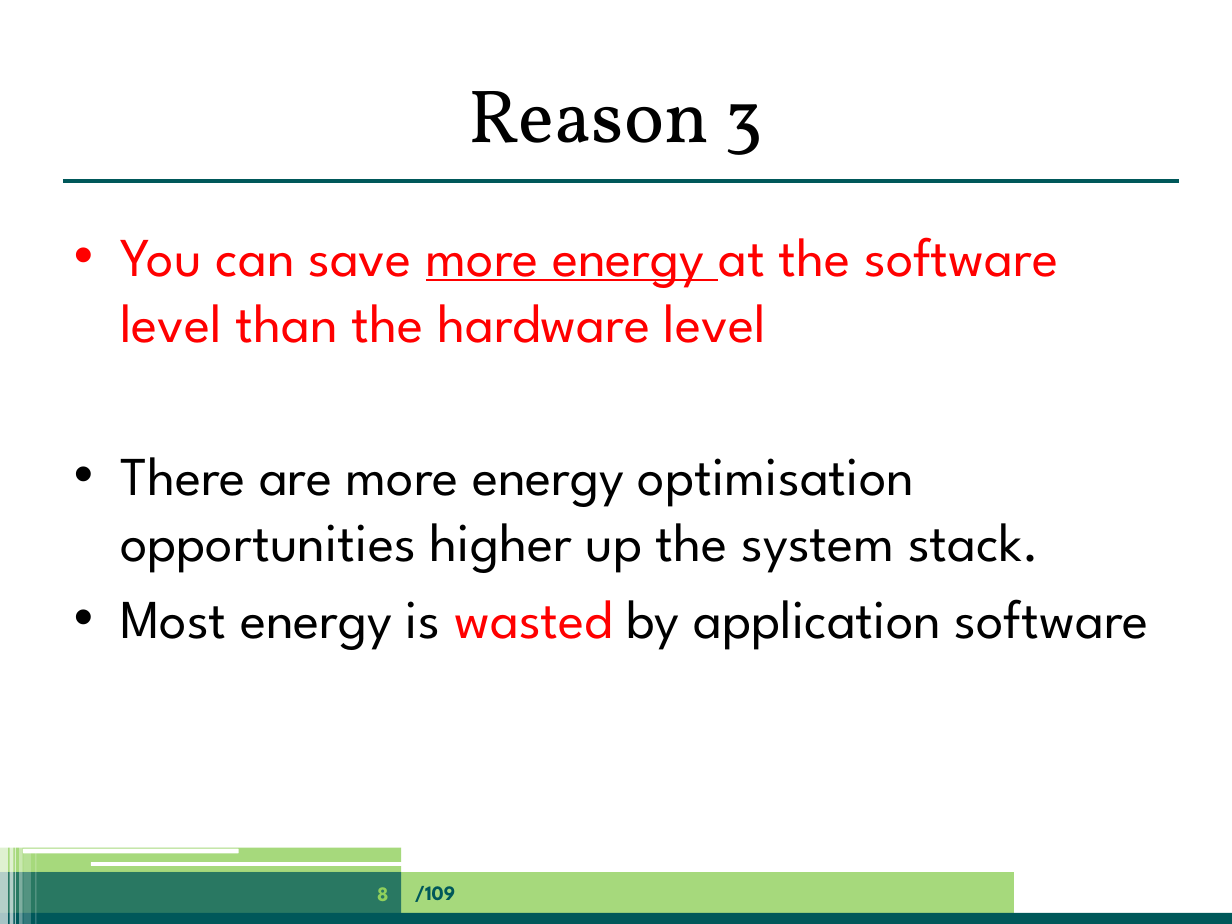
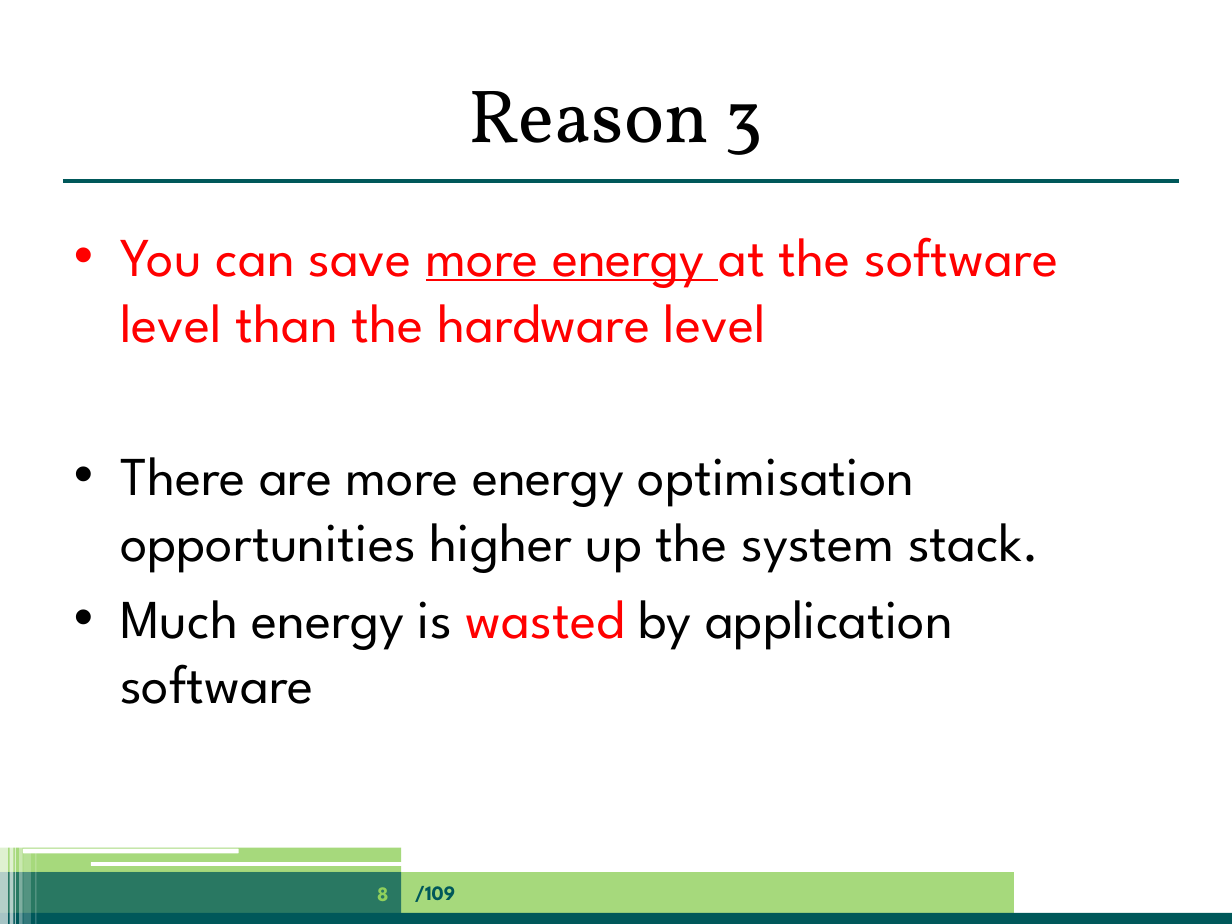
Before and after one commit to jpgallagher/ict-e-summerschool-aalborg, a slide deck: slide 8 of summerschool-aalborg-jpg.pptx. Drawn at 1232x924 pixels with LibreOffice and Linux fonts; fonts in the diff are those of the drawing. Boxes give left, top, right and bottom in pixels: in the first picture for what was removed or moved away, otherwise in the second. Text is boxed around its words. In the diff, an @@ line names an element or a change of style, - is before the commit and + after.

```diff
--- a/summerschool-aalborg-jpg.pptx
+++ b/summerschool-aalborg-jpg.pptx
@@ text at [120, 600, 953, 704]: text changed @@
-• Most energy is wasted by application software
+• Much energy is wasted by application software
```
Also in this commit, not shown: 14 other slides changed, 2 slides added.
